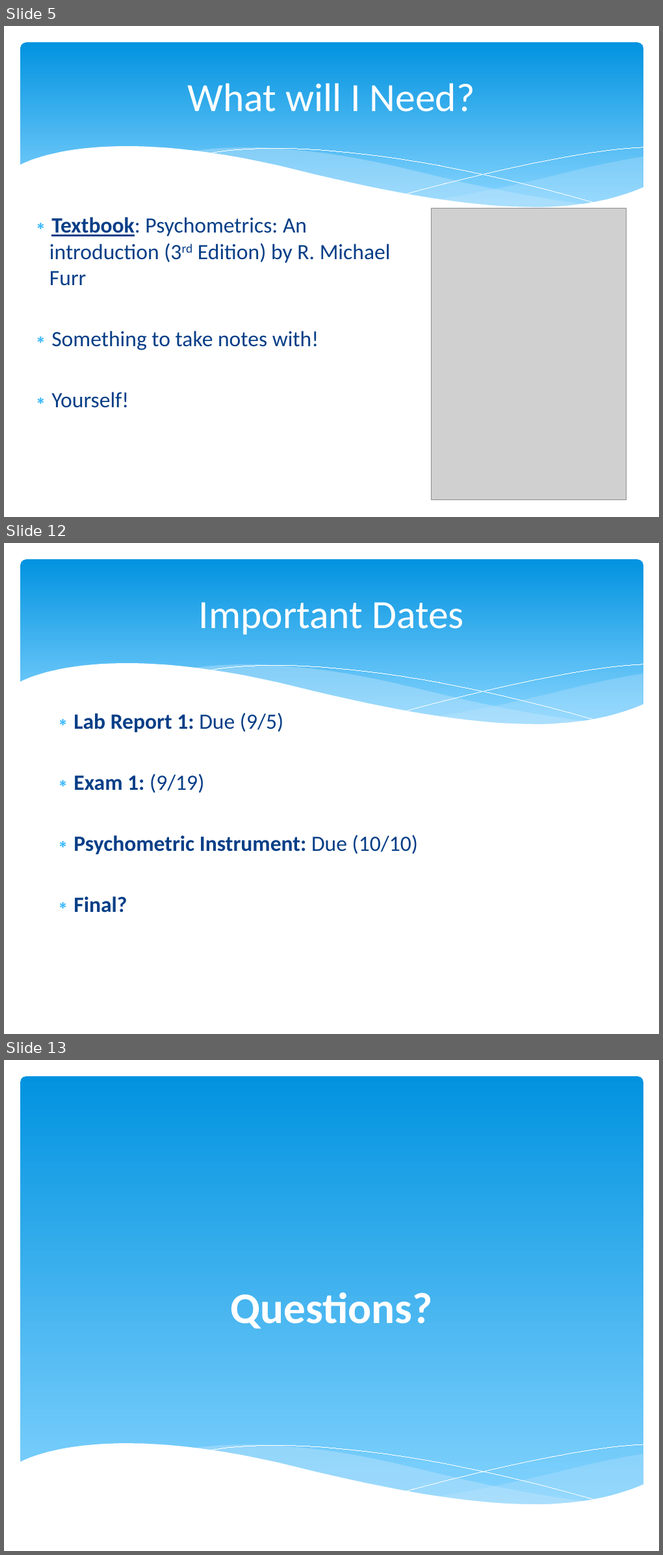
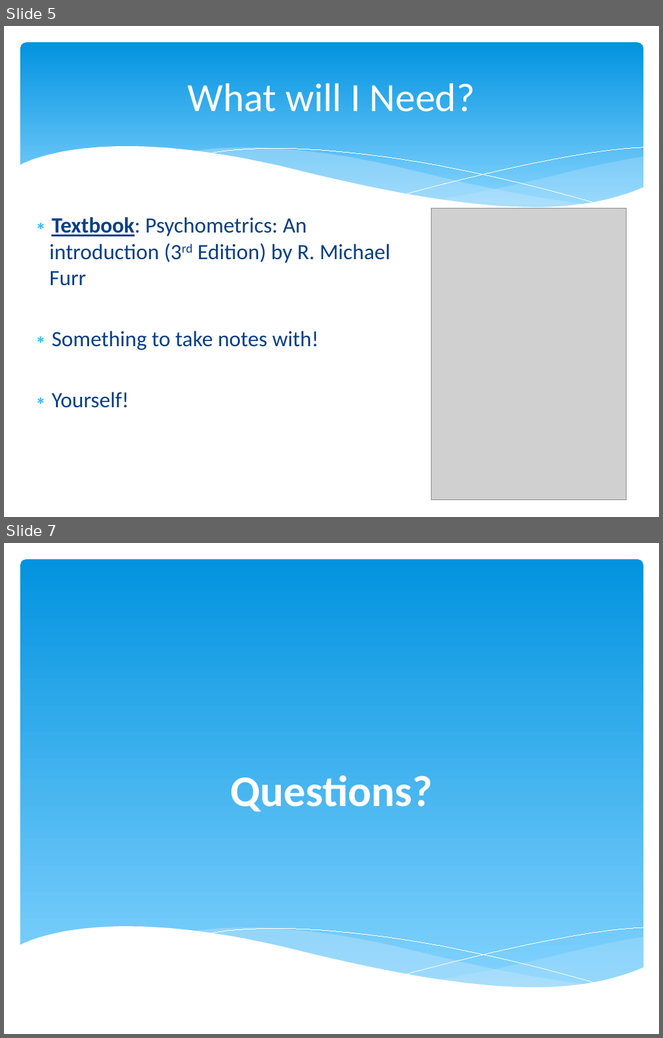
Before and after one commit to npm27/Teaching-Materials, a slide deck: Tests and Eval/Fall 25/Slides/0 First Day Info.pptx. Shown one above the other, each under a label of ours: slides 5, 12 and 13 before the commit, slides 5 and 7 after it; the slides between them are not shown. The pictures are 663x1555 and 663x1038 pixels, drawn with LibreOffice and Linux fonts; fonts in the diff are those of the drawing; grey boxes stand for pictures. Boxes give left, top, right and bottom in pixels: in the first picture for what was removed or moved away, otherwise in the second. Text is boxed around its words. In the diff, an @@ line names an element or a change of style, - is before the commit and + after.

```diff
--- a/Tests and Eval/Fall 25/Slides/0 First Day Info.pptx
+++ b/Tests and Eval/Fall 25/Slides/0 First Day Info.pptx
@@ slide 12 removed at (4,543,659,1034), background #FFFFFF; not listed: 6 template elements that a slide beside it also shows @@
@@ title removed at (199,602,464,635) @@
-Important Dates
@@ text removed at (74,713,418,913) @@
-∗ Lab Report 1: Due (9/5)
-∗ Exam 1: (9/19)
-∗ Psychometric Instrument: Due (10/10)
-∗ Final? (No final ☺)
@@ rectangle removed at (129,893,288,922) @@
@@ what was slide 13 is now slide 7 @@
```
Also in this commit, not shown: 2 slides changed, 5 other slides removed, 27 other files.
